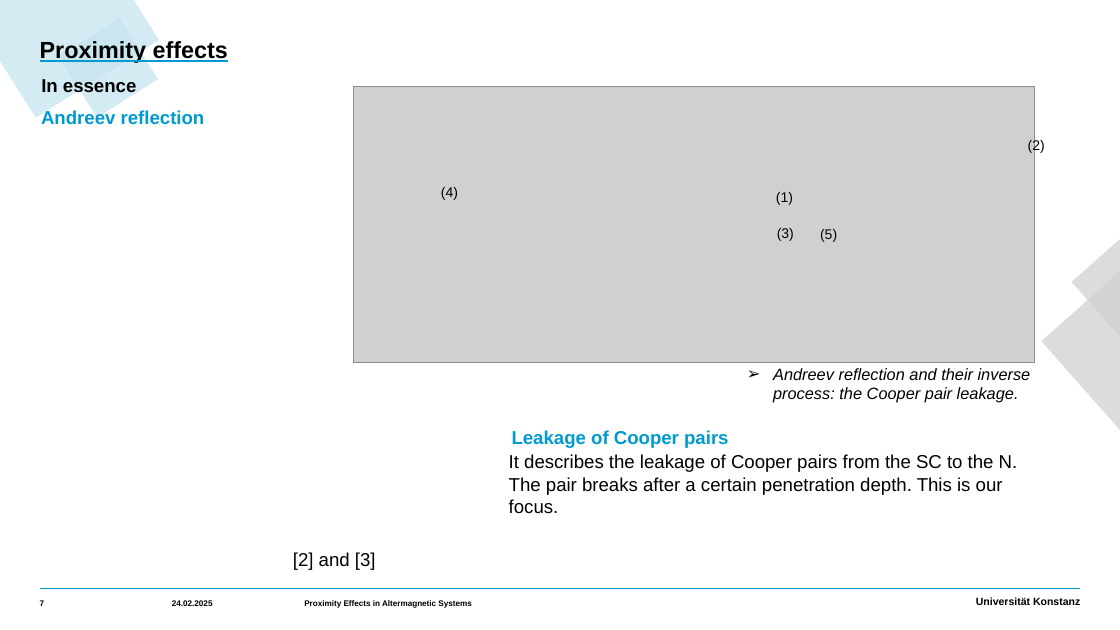
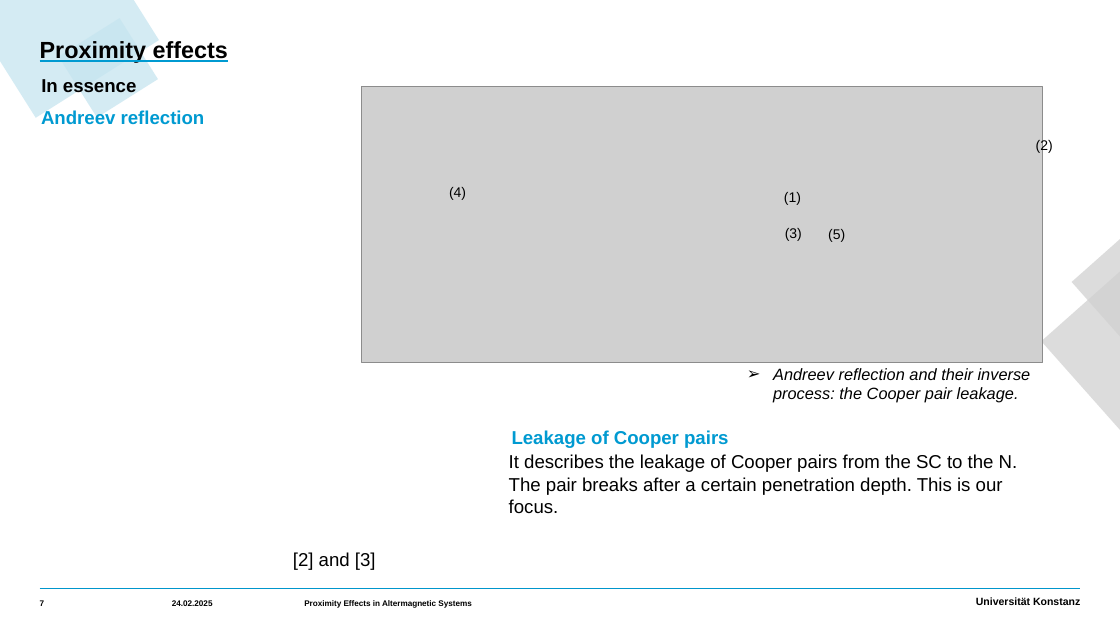
Before and after one commit to Tamwyn001/BachelorThesis, a slide deck: slide 7 of ProximityEffects.pptx. Drawn at 1120x630 pixels with LibreOffice and Linux fonts; fonts in the diff are those of the drawing; grey boxes stand for pictures. Boxes give left, top, right and bottom in pixels: in the first picture for what was removed or moved away, otherwise in the second. Text is boxed around its words. In the diff, an @@ line names an element or a change of style, - is before the commit and + after.

```diff
--- a/ProximityEffects.pptx
+++ b/ProximityEffects.pptx
@@ picture: place and size @@
-picture at bbox=[354, 87, 1035, 363]
+picture at bbox=[361, 87, 1043, 363]
@@ 5 texts: place and size @@
-5 texts at bbox=[441, 139, 1045, 242]
+5 texts at bbox=[449, 139, 1053, 242]
```
Also in this commit, not shown: 1 other slide changed, 1 slide added.
